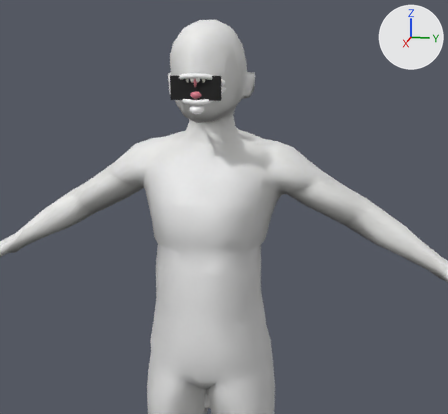
Renders of the glTF model roster/rin/attires/attire1/model.glb from each side of a commit.
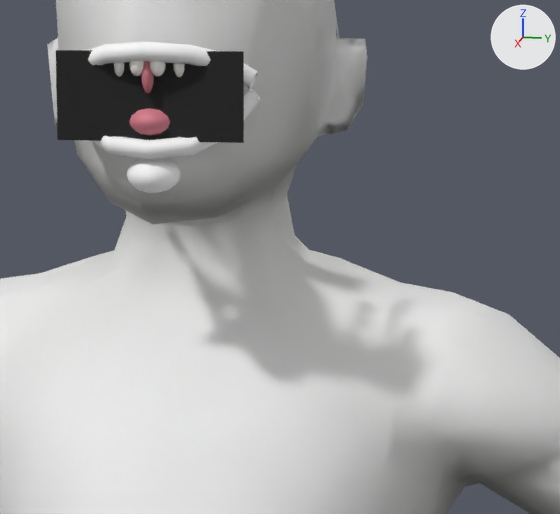
Old and new are each drawn from a camera (50 mm lens) standing at (0.831, 0.187, 0.455) and looking at (0.102, 0.041, 0.273) and again close up on the part from 35% to 69% of the width and 15% to 49% of the height. The axes (+X, +Y, +Z) are drawn at upper right. The lights are the same throughout. The first two pictures are the older version. Where no turn or scale is listed for an object, it has been applied to the vertices. Vertices at exactly the same position are counted once.

In view in the first close-up: 'ren_mouth_cavity', 'ren_mouth_chin', 'ren_mouth_lip_lower', 'ren_mouth_lip_upper', 'ren_mouth_teeth_upper', 'ren_mouth_tongue', 'ren_mouth_uvula', 'tripo_node_9b6dd445-87d8-4f80-be0e-4f4a166dedbe'.
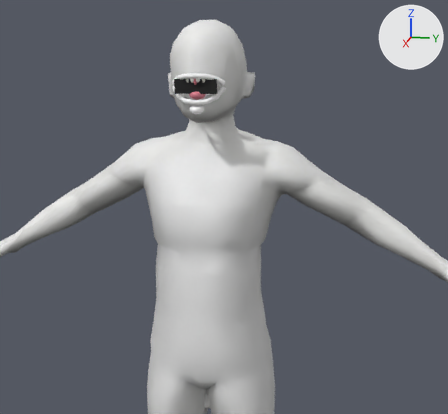
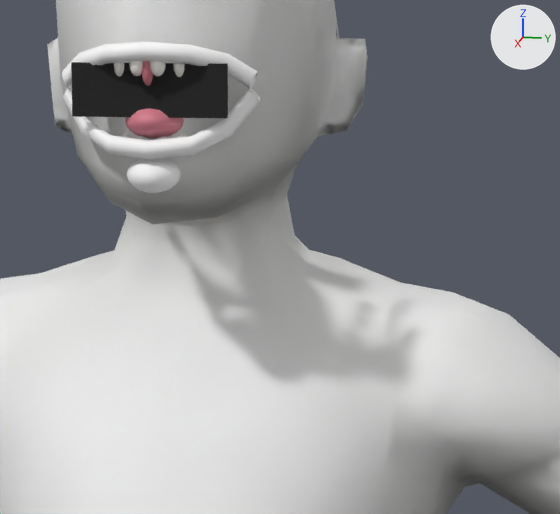
Changed parts and their boxes [x1, y1, x2, y2] in the close-ups (560 x 514 px):
'ren_mouth_cavity', reshaped (16% narrower, 39% shorter)
    before: [56, 50, 244, 143]
    after: [71, 62, 228, 118]
'ren_mouth_uvula', moved
    before: [142, 61, 154, 93]
    after: [142, 61, 153, 86]

What the commit changed:
me_ren_mouth_cavity is used by ob_ren_mouth_cavity; location (0.0, 0.0, 0.0).
me_ren_mouth_cavity had 4 vertices, 2 faces and spanned x 0.073, y -0.0324..0.0324, z 0.4..0.43.
me_ren_mouth_cavity now has 4 vertices, 2 faces and spans x 0.073, y -0.027..0.027, z 0.408..0.426.
Part 1, on me_ren_mouth_cavity:
Vertex 0 of me_ren_mouth_cavity moves from (0.073, 0.0324, 0.4) at pixel (243, 142) to (0.073, 0.027, 0.408) at pixel (227, 118).
Vertex 1 of me_ren_mouth_cavity moves from (0.073, -0.0324, 0.4) at pixel (57, 140) to (0.073, -0.027, 0.408) at pixel (72, 116).
Vertex 2 of me_ren_mouth_cavity moves from (0.073, -0.0324, 0.43) at pixel (55, 50) to (0.073, -0.027, 0.426) at pixel (71, 62).
Vertex 3 of me_ren_mouth_cavity moves from (0.073, 0.0324, 0.43) at pixel (243, 51) to (0.073, 0.027, 0.426) at pixel (227, 63).
me_ren_mouth_uvula is used by ob_ren_mouth_uvula; location (0.0, 0.0, 0.0).
me_ren_mouth_uvula had 93 vertices, 180 faces and spanned x 0.0722..0.0778, y -0.00202..0.00202, z 0.416..0.427.
me_ren_mouth_uvula now has 93 vertices, 180 faces and spans x 0.0722..0.0778, y -0.00202..0.00202, z 0.4185..0.4295.
me_ren_mouth_uvula part 2: the whole mesh is moved by (0.0, 0.0, 0.0025).
